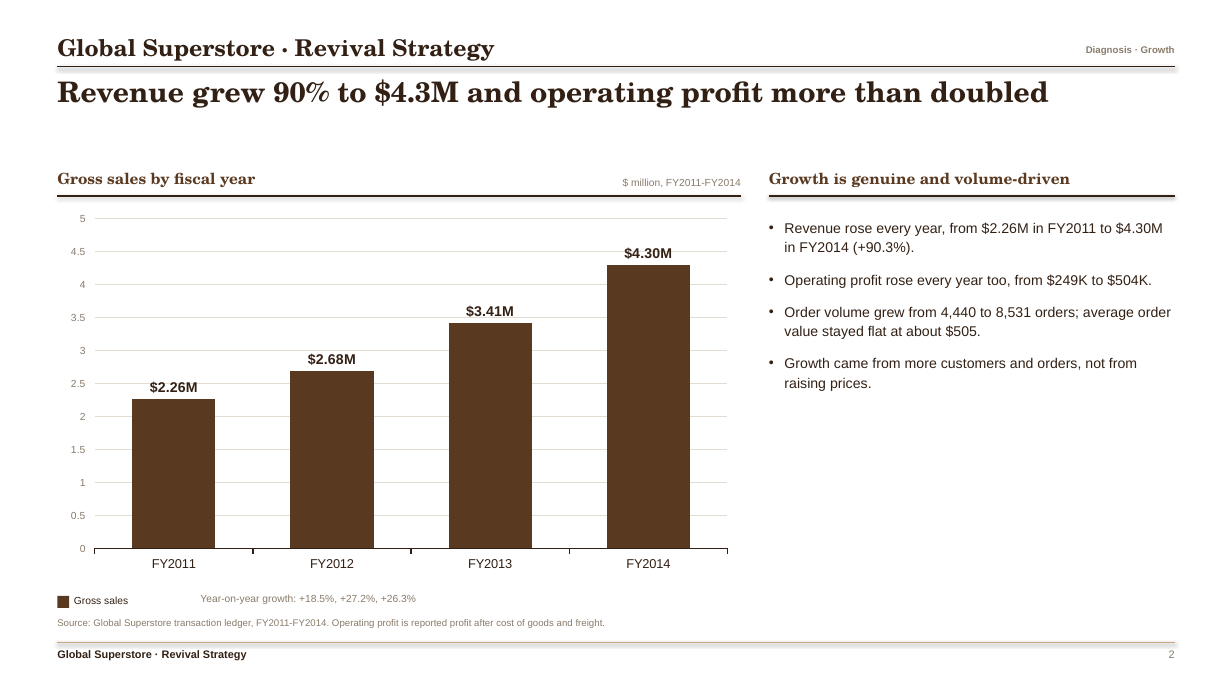
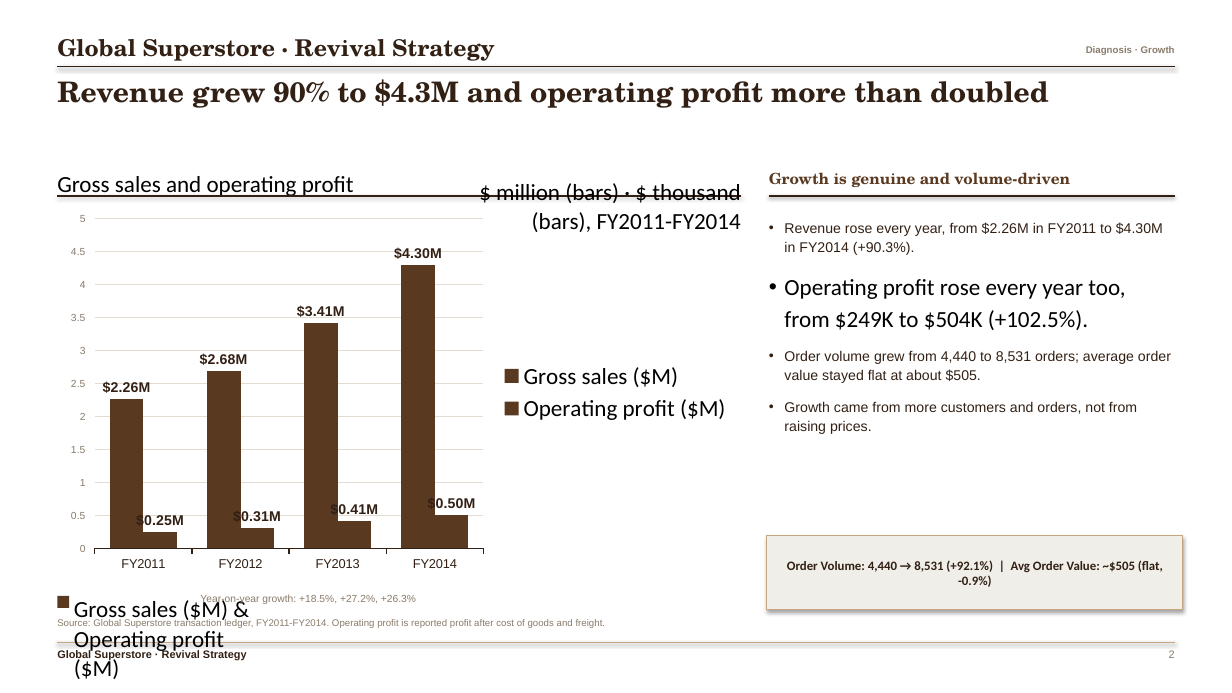
Before and after one commit to gigahidjrikaaa/datapulse-dashboard, a slide deck: slide 3 of presentation/board_deck.pptx. Drawn at 1232x693 pixels with LibreOffice and Linux fonts; fonts in the diff are those of the drawing. Boxes give left, top, right and bottom in pixels: in the first picture for what was removed or moved away, otherwise in the second. Text is boxed around its words. In the diff, an @@ line names an element or a change of style, - is before the commit and + after.

Commit message:
feat: synchronize visual charts and legends across slides and dashboard

```diff
--- a/presentation/board_deck.pptx
+++ b/presentation/board_deck.pptx
@@ text at (x1=57, y1=176, x2=354, y2=197): text changed; size 12 to 18 pt; font TeX Gyre Schola to Calibri; text colour #5A3921 to #000000; bold off @@
-Gross sales by fiscal year
+Gross sales and operating profit
@@ column chart at (x1=57, y1=205, x2=741, y2=579) @@
-Series 1: 2.26, 2.68, 3.41, 4.3
+Gross sales ($M): 2.26, 2.68, 3.41, 4.3
+Operating profit ($M): 0.25, 0.31, 0.41, 0.5
@@ legend changed @@
@@ text at (x1=121, y1=183, x2=740, y2=568): text changed; size 8 to 18 pt; font Arial to Calibri; text colour #8A7B6B to #000000 @@
-$ million, FY2011-FY2014
+$ million (bars) · $ thousand (bars), FY2011-FY2014
@@ text at (x1=784, y1=279, x2=1125, y2=330): text changed; size 11 to 18 pt; font Arial to Calibri; text colour #322014 to #000000 @@
-• Operating profit rose every year too, from $249K to $504K.
+• Operating profit rose every year too, from $249K to $504K (+102.5%).
@@ rectangle added at (x1=767, y1=536, x2=1183, y2=610), fill #EFEEE8, outline #C5A681 0.75 pt, 10 pt, text #322014, bold @@
+Order Volume: 4,440 → 8,531 (+92.1%) | Avg Order Value: ~$505 (flat, -0.9%)
@@ text at (x1=74, y1=598, x2=228, y2=679): text changed; size 8 to 18 pt; font Arial to Calibri; text colour #322014 to #000000 @@
-Gross sales
+Gross sales ($M) & Operating profit ($M)
```
Also in this commit, not shown: 1 other slide changed, 4 other files.
